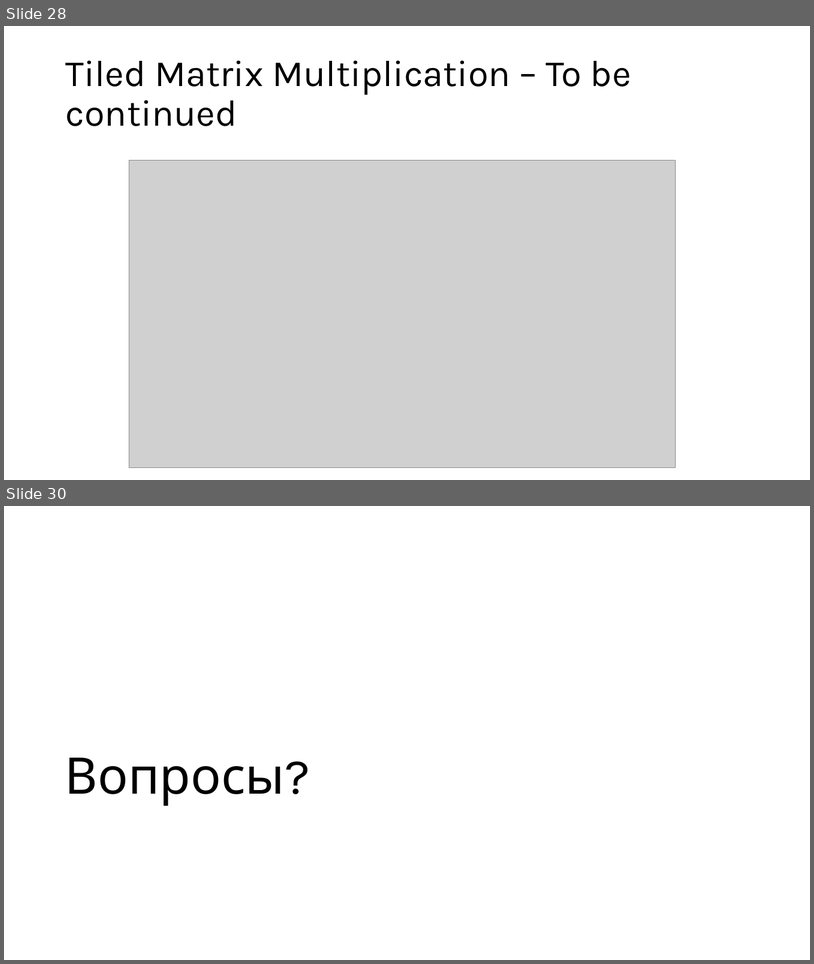
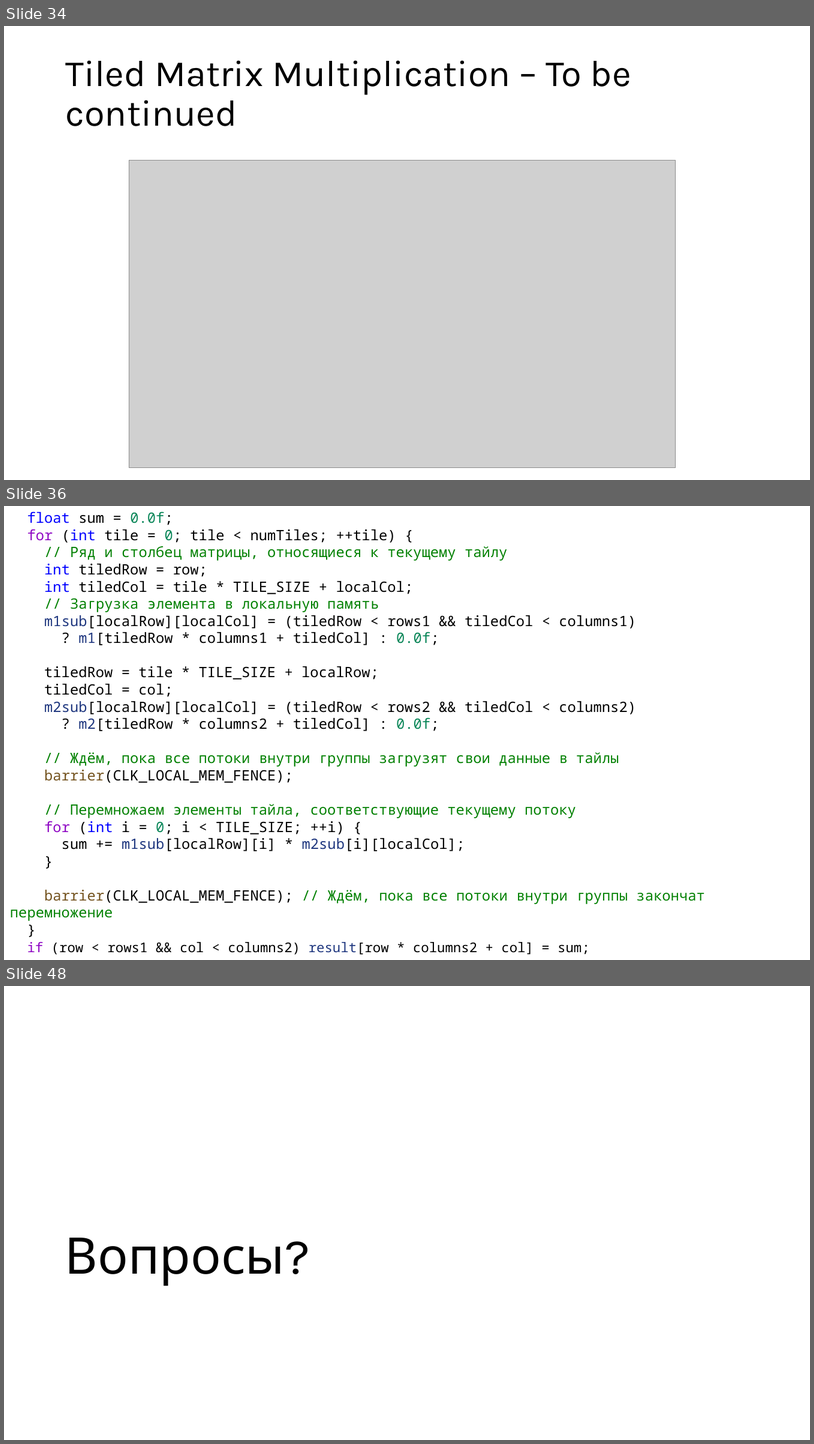
Before and after one commit to alexey-malov/pc, a slide deck: lectures/13/Open CL.pptx. Shown one above the other, each under a label of ours: slides 28 and 30 before the commit, slides 34, 36 and 48 after it; the slides between them are not shown. The pictures are 814x964 and 814x1444 pixels, drawn with LibreOffice and Linux fonts; fonts in the diff are those of the drawing; grey boxes stand for pictures. Boxes give left, top, right and bottom in pixels: in the first picture for what was removed or moved away, otherwise in the second. Text is boxed around its words. In the diff, an @@ line names an element or a change of style, - is before the commit and + after.

```diff
--- a/lectures/13/Open CL.pptx
+++ b/lectures/13/Open CL.pptx
@@ slide 36 added at (4, 506, 810, 960), background #FFFFFF @@
@@ text added at (10, 511, 705, 954), 17 pt, text #000000 @@
+float sum = 0.0f;
+for (int tile = 0; tile < numTiles; ++tile) {
+// Ряд и столбец матрицы, относящиеся к текущему тайлу
+int tiledRow = row;
+int tiledCol = tile * TILE_SIZE + localCol;
+// Загрузка элемента в локальную память
+m1sub[localRow][localCol] = (tiledRow < rows1 && tiledCol < columns1)
+? m1[tiledRow * columns1 + tiledCol] : 0.0f;
+tiledRow = tile * TILE_SIZE + localRow;
+tiledCol = col;
+m2sub[localRow][localCol] = (tiledRow < rows2 && tiledCol < columns2)
+? m2[tiledRow * columns2 + tiledCol] : 0.0f;
+// Ждём, пока все потоки внутри группы загрузят свои данные в тайлы
+barrier(CLK_LOCAL_MEM_FENCE);
+// Перемножаем элементы тайла, соответствующие текущему потоку
+for (int i = 0; i < TILE_SIZE; ++i) {
+sum += m1sub[localRow][i] * m2sub[i][localCol];
+}
+barrier(CLK_LOCAL_MEM_FENCE); // Ждём, пока все потоки внутри группы закончат перемножение
+}
+if (row < rows1 && col < columns2) result[row * columns2 + col] = sum;
@@ what was slide 28 is now slide 34 @@
@@ what was slide 30 is now slide 48 @@
```
Also in this commit, not shown: 1 slide changed, 18 other slides added, 1 slide removed, 7 other files.
